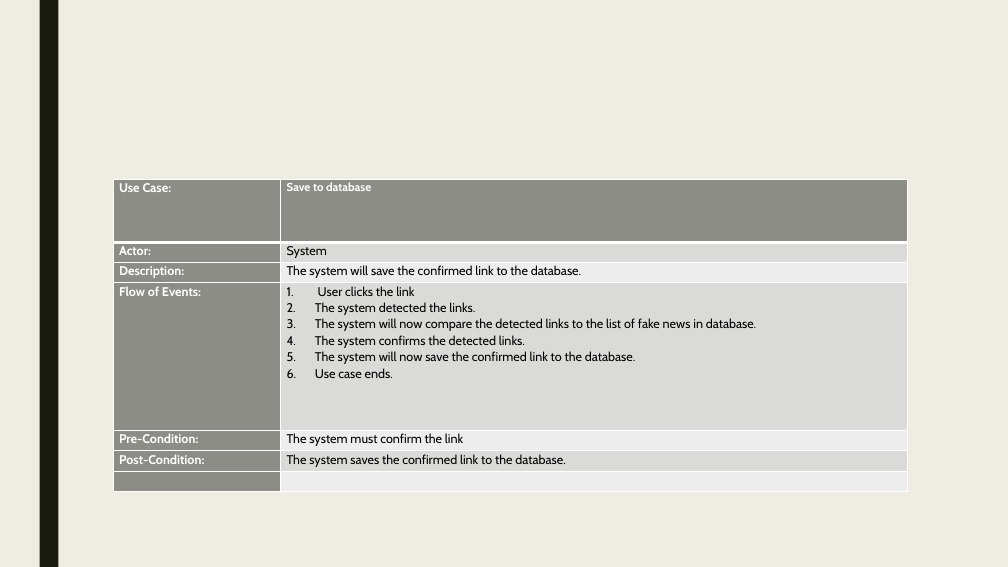
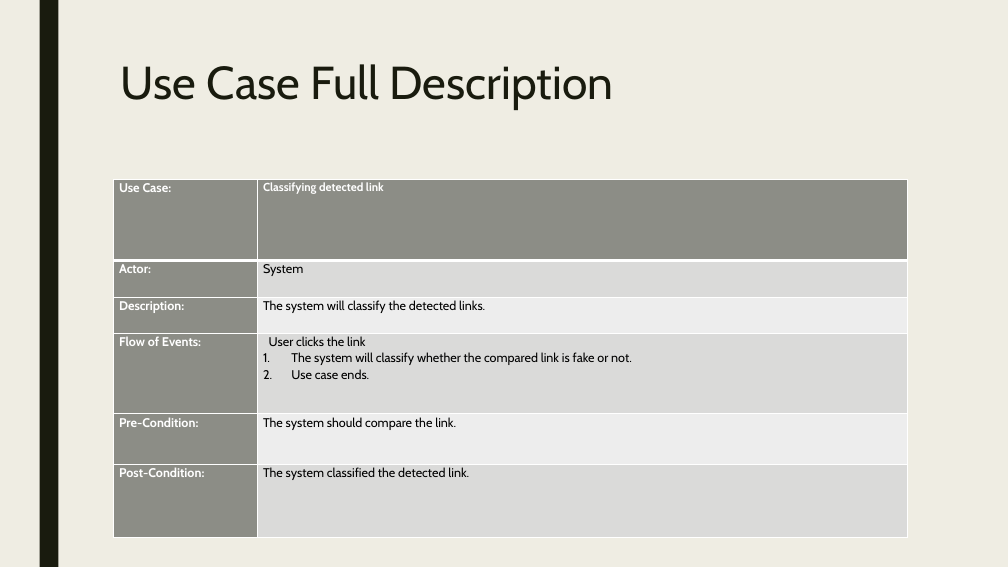
Before and after one commit to seans888/RoaD2R, a slide deck: slide 17 of Identifying fake news in facebook.pptx (slide 18 before the commit). Drawn at 1008x567 pixels with LibreOffice and Linux fonts; fonts in the diff are those of the drawing. Boxes give left, top, right and bottom in pixels: in the first picture for what was removed or moved away, otherwise in the second. Text is boxed around its words. In the diff, an @@ line names an element or a change of style, - is before the commit and + after.

Commit message:
added ppt

```diff
--- a/Identifying fake news in facebook.pptx
+++ b/Identifying fake news in facebook.pptx
@@ title added at box(121, 64, 614, 110), 44 pt, text #191B0E @@
+Use Case Full Description
@@ table at box(113, 180, 907, 538) @@
-row 1, column 2: Save to database
+row 1, column 2: Classifying detected link
-row 3: Description: | The system will save the confirmed link to the database.
-row 4: Flow of Events: | User clicks the link / The system detected the links. / The system will now compare the detected links to the list of fake news in database. / The system confirms the detected links. / The system will now save the confirmed link to the database. / Use case ends.
-row 5: Pre-Condition: | The system must confirm the link
-row 6: Post-Condition: | The system saves the confirmed link to the database.
-row 7:  | 
+row 3: Description: | The system will classify the detected links.
+row 4: Flow of Events: | User clicks the link / The system will classify whether the compared link is fake or not. / Use case ends.
+row 5: Pre-Condition: | The system should compare the link.
+row 6: Post-Condition: | The system classified the detected link.
```
Also in this commit, not shown: 9 other slides changed, 9 slides added, 1 slide removed.
